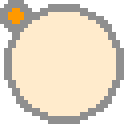
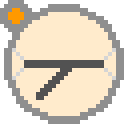
Layered file, before and after one edit (128 × 128). Changes by layer:
added layer "Layer 4" above "Layer 2" over [12, 48, 116, 100]
